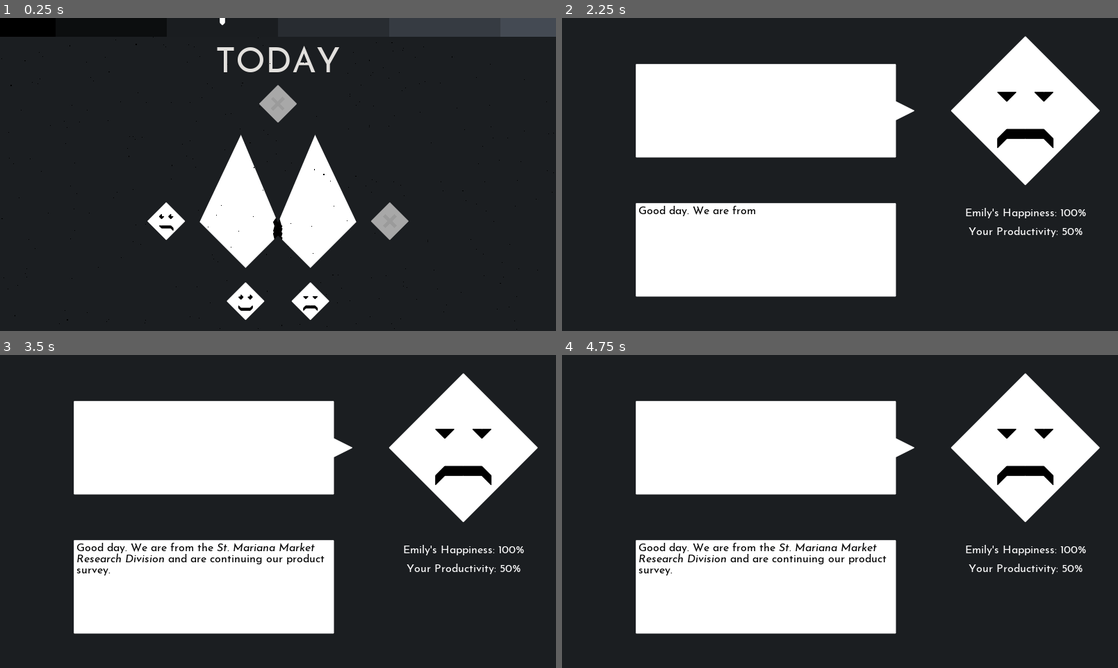
Above: before the commit, frames 1-4 (two rows, left to right).
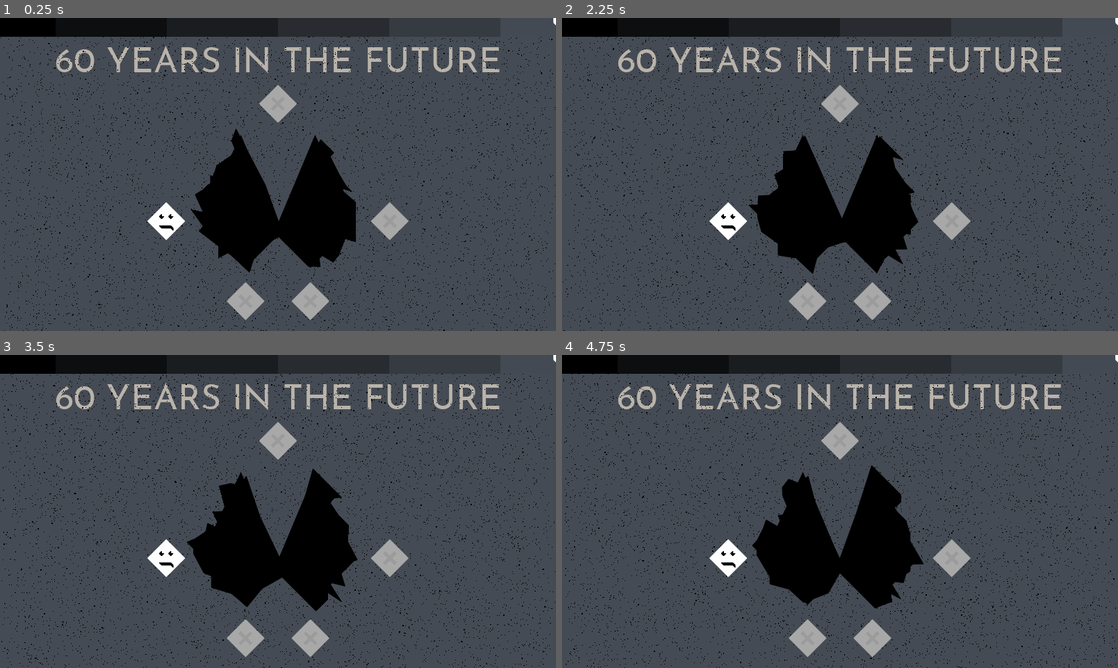
Above: after the commit, the same moments.

Repository: TidB/a-survey-in-a-small-town
Game: Godot game, scene res://start.tscn
Same seed, same stepped clock (60 frames per second), same inputs: the game is played once before the commit and once after it. This scene is started directly instead of the project's main scene.
Inputs (mouse positions are in pixels of both pictures, inside the frame that each line leads up to):
- Up to frame 1 (0.25 s): no input
- Up to frame 2 (2.25 s): move the mouse to (840, 102) at 0.52 s; click (840, 102) at 0.67 s; move the mouse to (951, 221) at 1.27 s; click (951, 221) at 1.42 s; move the mouse to (873, 299) at 2.02 s; click (873, 299) at 2.17 s
- Up to frame 3 (3.5 s): move the mouse to (461, 448) at 2.77 s; click (461, 448) at 2.92 s
- Up to frame 4 (4.75 s): move the mouse to (1006, 558) at 3.52 s; click (1006, 558) at 3.67 s; move the mouse to (673, 464) at 4.27 s; click (673, 464) at 4.42 s

The runs differ from the first frame. In frame 1, 92% of the frame differs, in the area x 0-100%, y 0-100%; in frame 2, 96%; in frame 3, 96%; in frame 4, 96%.

Commit message:
finished Nelly, fixed bug when doing any mouse action on a person

Diff:
--- a/Global.gd
+++ b/Global.gd
@@ -60,7 +60,7 @@
 var picked = []
 
 var timelines = 6
-var current_step = 0
+var current_step = 5
 var current_time setget ,get_current_time
 var current_config setget ,get_current_config
 var report_state = ReportState.Survey
@@ -97,8 +97,6 @@
 
 func evaluation_finished():
 	if report_state == ReportState.Evaluation or report_state == ReportState.Survey:
-		if current_step == 3:
-			get_tree().quit()
 		report_state = ReportState.Assignment
 		get_tree().change_scene("res://assignment.tscn")
 	else:
--- a/person.gd
+++ b/person.gd
@@ -31,7 +31,7 @@
 	$Polygon2D.color = Color.white if active else Color.darkgray
 
 func _on_person_input_event(viewport, event, shape_idx):
-	if (event is InputEventMouseButton && event.pressed && active):
+	if (event is InputEventMouseButton and event.button_index == BUTTON_LEFT and event.pressed and active):
 		emit_signal("clicked", self)
 
 func name():
--- a/start.gd
+++ b/start.gd
@@ -62,7 +62,7 @@
 	$Helper/Selection.text = ""
 
 func _on_person_mouse_clicked(person):
-	if len(Global.picked) > 0 and person.name() == "Alex" and Global.picked[-1] == "Nelly":
+	if Global.current_time == -25 and len(Global.picked) > 0 and person.name() == "Alex" and Global.picked[-1] == "Nelly":
 		Global.choices["-25nellyVisitedBeforeAlex"] = 1
 	Global.picked.append(person.name())
 
Not shown, changed: dialogue/nelly.txt
